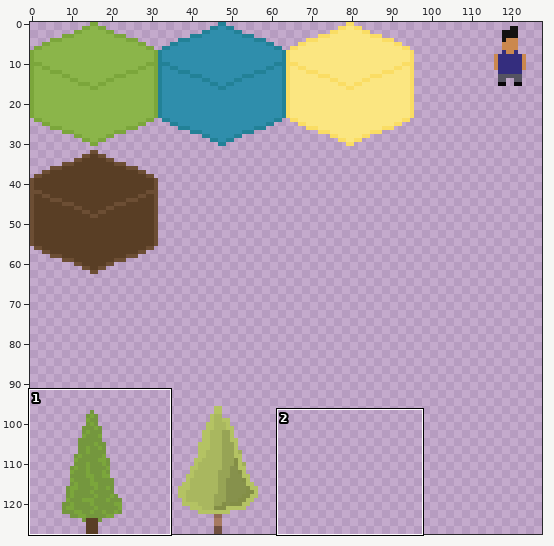
Sprite sheet: src/resources/textures/tiles-textures.png. Above: a wide view before the commit, with the close-up outlined.
Close-up. First the earlier version:
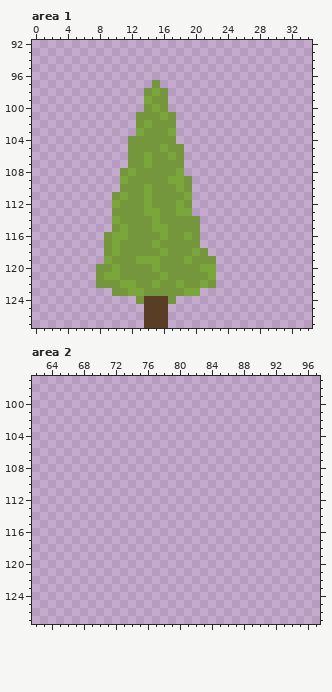
The file is 128x128 pixels. Colours within 5 levels of each other are drawn and written as one. Shown: area 1: x 0..34, y 92..127; area 2: x 62..97, y 97..127.
New version:
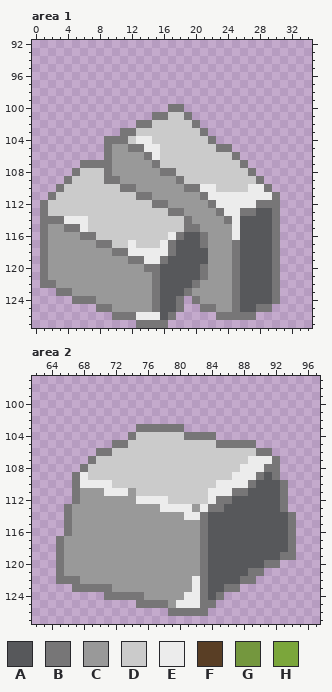
Palette (. is transparent): A #57585b  B #777677  C #999999  D #cbcbcb  E #ececec  F #593e25  G #74973e  H #7ba63b
Change:
Changed rows in their new state; - is an unchanged pixel.
Area 1:
first column x 1:
 97 --------------.---------------
 98 -------------...--------------
 99 -------------...--------------
100 -------------...BB------------
101 ------------..BBDDB-----------
102 ------------BBDDDDDB----------
103 ----------BBDDDDDDDDB---------
104 --------BBBDEEDDDDDDDB--------
105 --------BCCBBEEDDDDDDDBB------
106 --------BCCCCBEDDDDDDDDDB-----
107 -----BBBBCCCCCBDDDDDDDDDDB----
108 ----BDDDBCCCCCCBBDDDDDDDDDB---
109 ---BDDDDBBCCCCCCCBDDDDDDDDDB--
110 --BDDDDDDDBBCCCCCCBBEEDDDDEEB-
111 -BDDDDDDDDDDBBCCCCCCBEEEEEEEEB
112 BDDDDDDDDDDDDDBBCCCCCBEEEEEBBB
113 BDDDDDDDDDDDDDDDBBCCCCBEEBBAAB
114 BBBEEEDDDDDDDDDDDDBCCCCBEAAAAB
115 BCCBBEDDDDDDDDDDDDBBCCCCEAAAAB
116 BCCCCBBDDDDDDDDDEBAABCCCEAAAAB
117 BCCCCCCBBDDEDDDEBAAABCCCBAAAAB
118 BCCCCCCCCBBEEEEEBAAAACCCBAAAAB
119 BCCCCCCCCCCBBEEBAAAAACCCBAAAAB
120 BCCCCCCCCCCCCBBAAAAABCCCBAAAAB
121 BCCCCCCCCCCCCCBAAAAABCCCBAAAAB
122 BBCCCCCCCCCCCCBAAAABCCCCBAAAAB
123 --BBCCCCCCCCCCBAAABCCCCCBAAAAB
124 ----BBBCCCCCCCBAAB-BCCCCBAAAAB
125 -------BBCCCCCBAAB--BBCCBAABB-
126 ---------BBBEEEAB-----BBBBB---
127 ------------BBBB--------------
Area 2:
first column x 65:
103 ----------BBBBBB--------------
104 ---------BDDDDDDBBBB----------
105 -------BBDDDDDDDDDDDBBBBB-----
106 -----BBDDDDDDDDDDDDDDDDDDBB---
107 ----BDDDDDDDDDDDDDDDDDDDEEEB--
108 ---BDDDDDDDDDDDDDDDDDDDEEEBB--
109 --BEDDDDDDDDDDDDDDDDDDEEEBAB--
110 --BEEEEDDDDDDDDDDDDDEEEEBAAAB-
111 --BCCCEEECDDDDDDDDDEEEBBAAAAB-
112 --BCCCCCCCEEEEDDDDDEBBAAAAAAB-
113 -BCCCCCCCCCCCEEEECEBBAAAAAAAB-
114 -BCCCCCCCCCCCCCCEEBAAAAAAAAAAB
115 -BCCCCCCCCCCCCCCCCBAAAAAAAAAAB
116 -BCCCCCCCCCCCCCCCCBAAAAAAAAAAB
117 BCCCCCCCCCCCCCCCCCBAAAAAAAAAAB
118 BCCCCCCCCCCCCCCCCCBAAAAAAAAAAB
119 BCCCCCCCCCCCCCCCCCBAAAAAAAAABB
120 BCCCCCCCCCCCCCCCCCBAAAAAAABB--
121 BCCCCCCCCCCCCCCCCCBAAAAABB----
122 BBBCCCCCCCCCCCCCCEBAAAABB-----
123 --BBBBBCCCCCCCCCCEBAABB-------
124 ------BBBBBCCCCCEEBAB---------
125 ----------BBBBCEEEBB----------
126 --------------BBBBB-----------
Changed places in both close-ups, as pixel boxes (x1, y1, x2, y2):
changed: (40, 80, 280, 328)
added: (56, 424, 296, 616)
